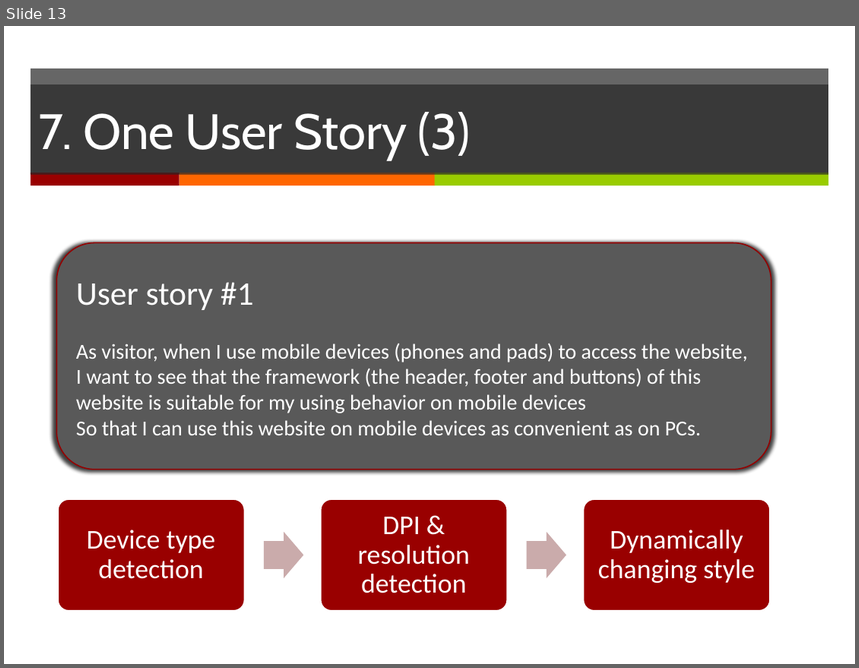
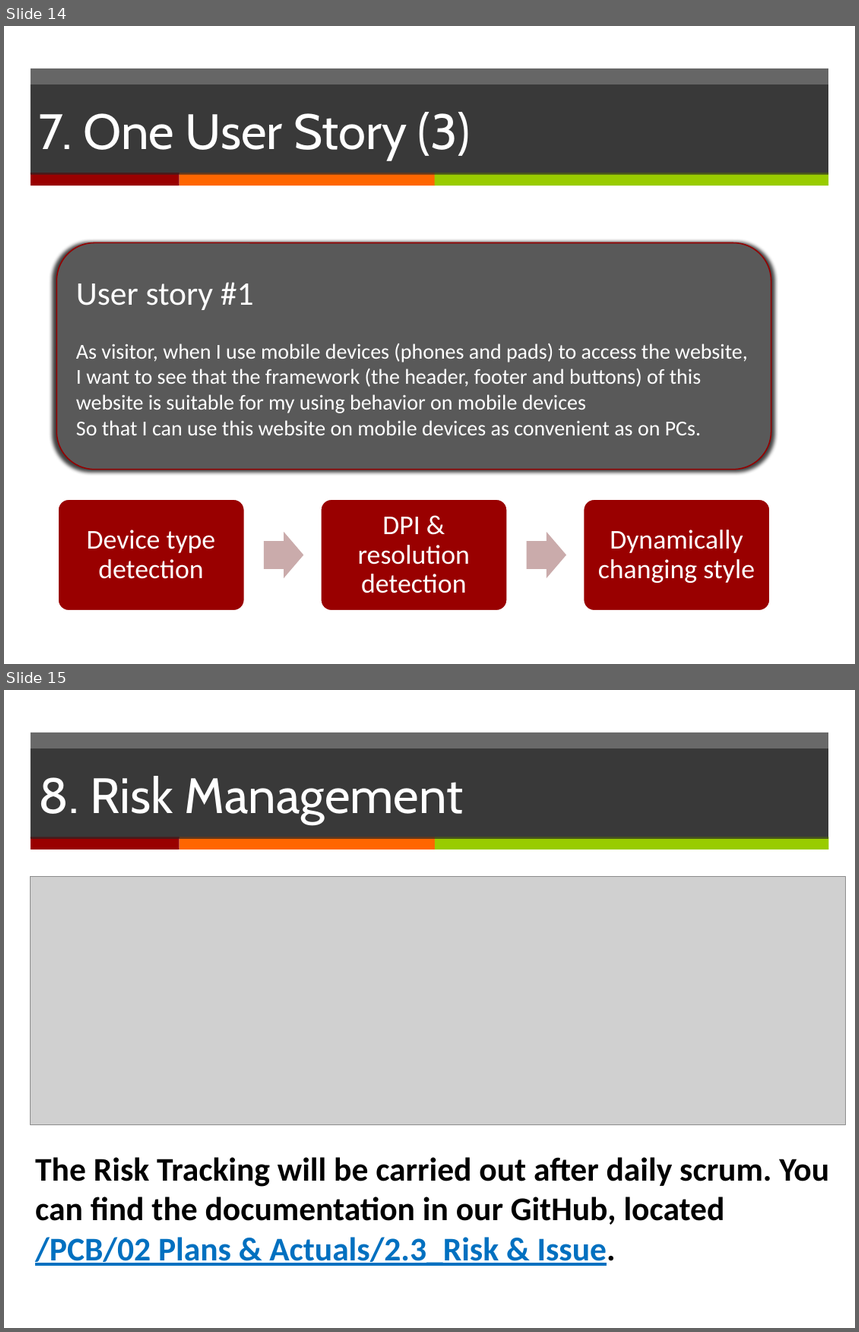
Before and after one commit to yadwinds/761_VEL, a slide deck: PCB/02 Plans & Actuals/2.1_Project Plan/Project Plan_(presentation)v0.1.pptx. Shown one above the other, each under a label of ours: slide 13 before the commit, slides 14 and 15 after it. The pictures are 859x668 and 859x1332 pixels, drawn with LibreOffice and Linux fonts; fonts in the diff are those of the drawing; grey boxes stand for pictures. Boxes give left, top, right and bottom in pixels: in the first picture for what was removed or moved away, otherwise in the second. Text is boxed around its words. In the diff, an @@ line names an element or a change of style, - is before the commit and + after.

```diff
--- a/PCB/02 Plans & Actuals/2.1_Project Plan/Project Plan_(presentation)v0.1.pptx
+++ b/PCB/02 Plans & Actuals/2.1_Project Plan/Project Plan_(presentation)v0.1.pptx
@@ slide 15 added at [4, 690, 855, 1328], background #FFFFFF @@
@@ rectangle added at [31, 733, 829, 838], fill #262626 at 69% opacity @@
@@ title added at [31, 749, 829, 839], fill #262626 at 70% opacity, 42 pt, text #FFFFFF @@
+8. Risk Management
@@ rectangle added at [31, 837, 180, 850], fill #990000 @@
@@ rectangle added at [180, 837, 435, 850], fill #FF6600 @@
@@ rectangle added at [435, 837, 829, 850], fill #99CC00 @@
@@ picture added at [31, 876, 846, 1125] @@
@@ text added at [35, 1157, 829, 1266], 28 pt, text #000000, bold @@
+The Risk Tracking will be carried out after daily scrum. You can find the documentation in our GitHub, located /PCB/02 Plans & Actuals/2.3_Risk & Issue.
@@ what was slide 13 is now slide 14 @@
```
Also in this commit, not shown: 2 slides changed, 2 other slides added, 2 slides removed, 1 other file.
